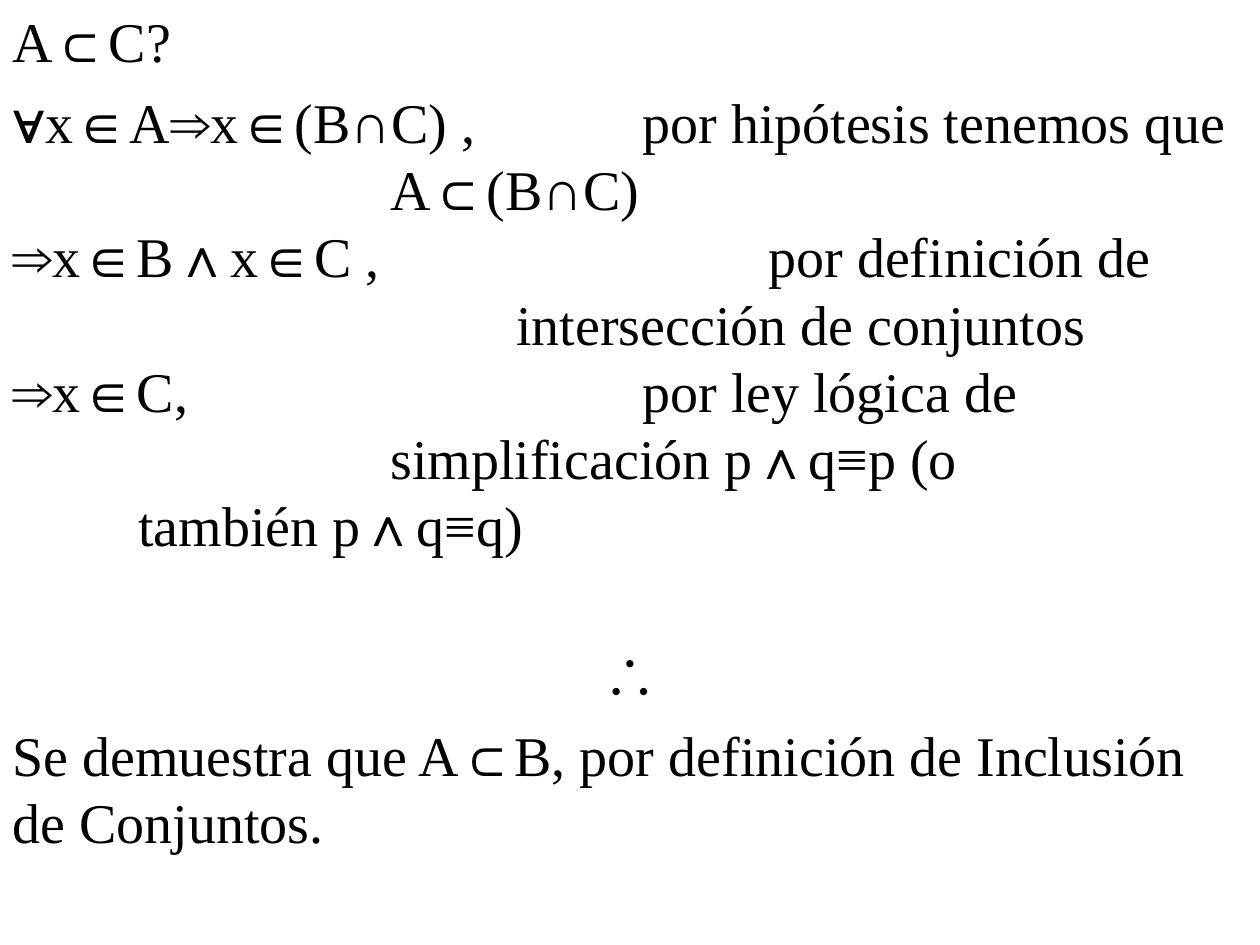
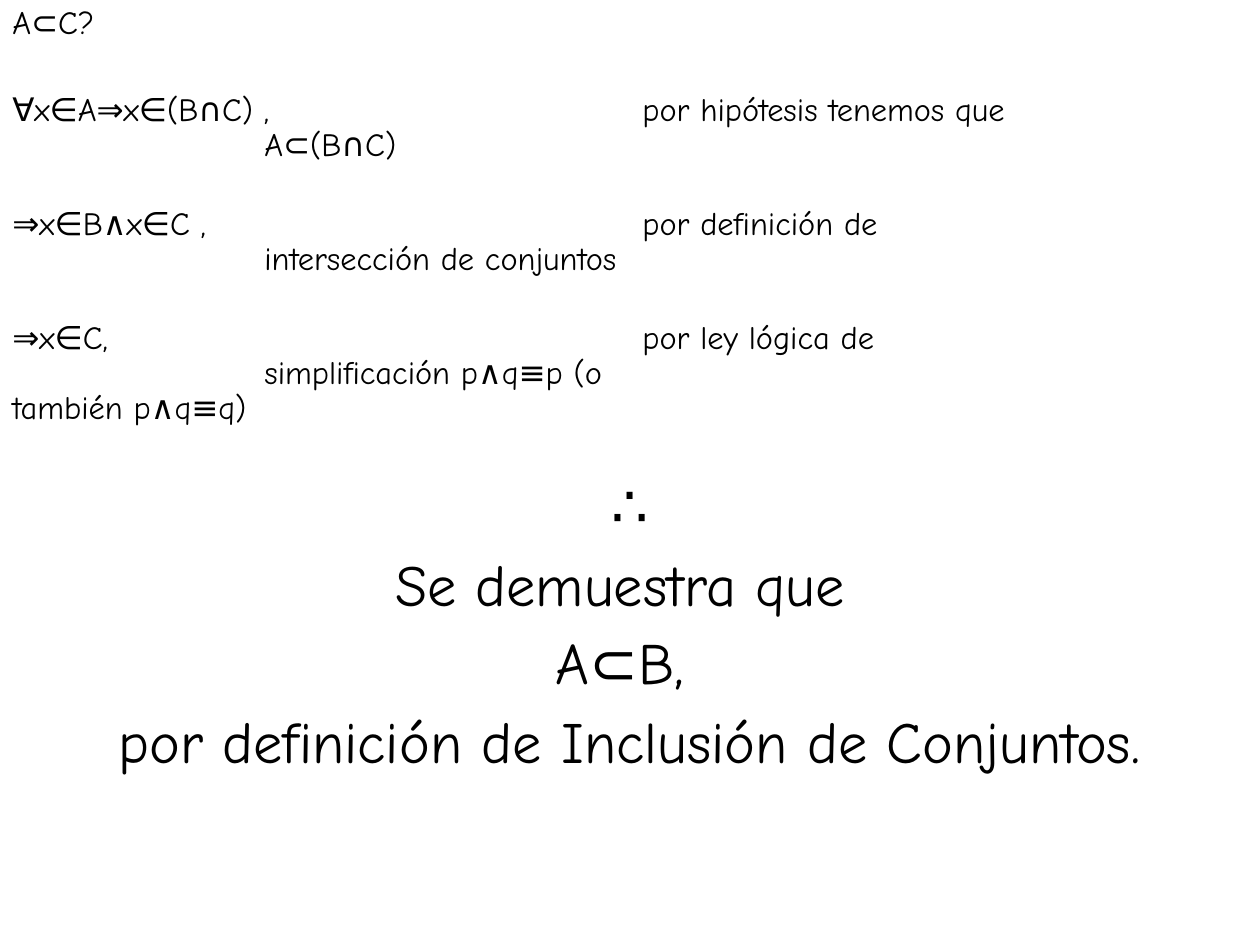
Before and after one commit to jc-gi/tc, a slide deck: slide 80 of slides/Def_Teo_Demostracion.ppt (slide 55 before the commit). Drawn at 1260x945 pixels with LibreOffice and Linux fonts; fonts in the diff are those of the drawing. Boxes give left, top, right and bottom in pixels: in the first picture for what was removed or moved away, otherwise in the second. Text is boxed around its words. In the diff, an @@ line names an element or a change of style, - is before the commit and + after.

```diff
--- a/slides/Def_Teo_Demostracion.ppt
+++ b/slides/Def_Teo_Demostracion.ppt
@@ text at (x1=12, y1=11, x2=94, y2=34): size 32 to 18.5 pt in "A⊂C?"; font Times New Roman to Comic Neue in "A⊂C?", "∴"; size 32 to 33.3 pt in "∴"; line spacing 1 to 0.9; less space between paragraphs; more space between paragraphs @@
@@ text at (x1=34, y1=95, x2=1004, y2=391): text changed; size 32 to 18.5 pt; font Times New Roman to Comic Neue @@
-∀x∈A⇒x∈(B∩C) , por hipótesis tenemos que A⊂(B∩C)
-⇒x∈B∧x∈C , por definición de intersección de conjuntos
-⇒x∈C, por ley lógica de simplificación p∧q≡p (o también p∧q≡q)
+∀x∈A⇒x∈(B∩C) , por hipótesis tenemos que A⊂(B∩C)
+⇒x∈B∧x∈C , por definición de intersección de conjuntos
+⇒x∈C, por ley lógica de simplificación p∧q≡p (o también p∧q≡q)
@@ text at (x1=118, y1=566, x2=1140, y2=775): text changed; size 32 to 33.3 pt; font Times New Roman to Comic Neue @@
-Se demuestra que A⊂B, por definición de Inclusión de Conjuntos.
+Se demuestra que
+A⊂B,
+por definición de Inclusión de Conjuntos.
```
Also in this commit, not shown: 55 other slides changed, 26 slides added, 1 slide removed, 2 other files.
